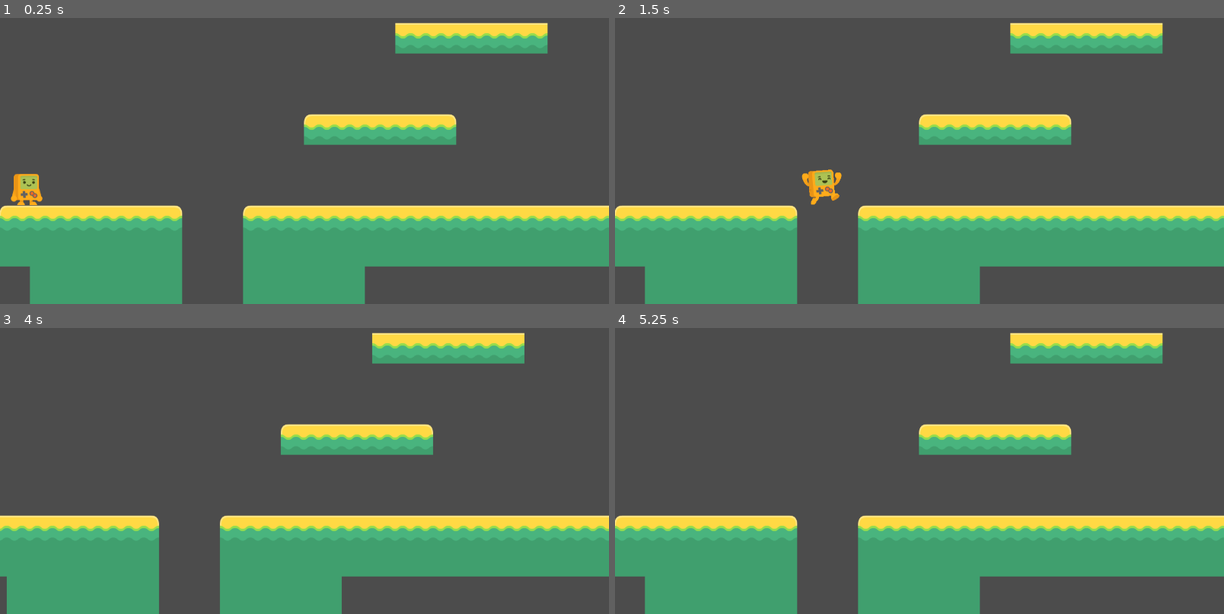
Above: before the commit, frames 1-4 (two rows, left to right).
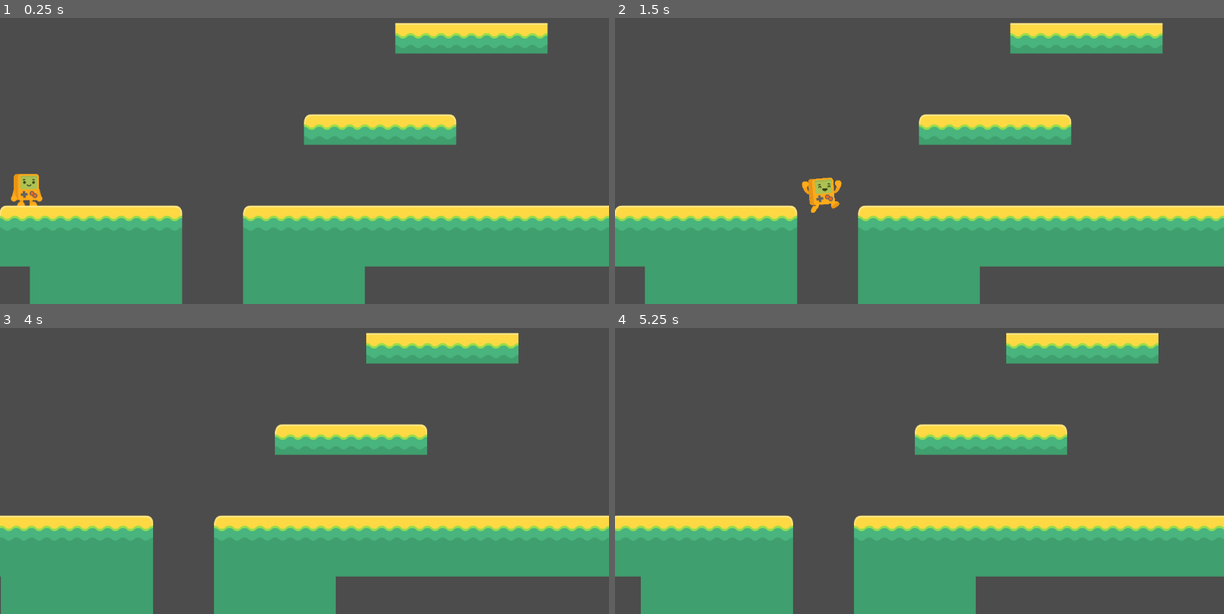
Above: after the commit, the same moments.

Repository: Skoomaki/platformer
Game: Godot game, scene res://Level1.tscn
Same seed, same stepped clock (60 frames per second), same inputs: the game is played once before the commit and once after it. The project has no main scene, so this scene is started directly.
Inputs:
- Up to frame 1 (0.25 s): no input
- Up to frame 2 (1.5 s): tap Enter at 0.5 s; hold D (player_right) from 0.53 s (still down); tap Space (player_jump) at 0.6, 0.77, 1.07, 1.35 s
- Up to frame 3 (4 s): tap Space (player_jump) at 1.52, 1.82, 2, 2.1, 2.85, 3.02, 3.32, 3.5, 3.6, 3.77 s; release D (player_right) at 2.03 s; hold A (player_left) 2.03-2.78 s; tap Enter at 2.75 s; hold D (player_right) from 2.78 s (still down)
- Up to frame 4 (5.25 s): tap Space (player_jump) at 4.07, 4.35, 4.52, 4.82, 5.1 s; release D (player_right) at 4.28 s; hold A (player_left) 4.28-5.03 s; hold D (player_right) from 5.03 s (still down)

The runs differ from the first frame. In frame 1, less than 0.1% of the frame differs, in the area x 2-7%, y 65-66%; in frame 2, 0.5%; in frame 3, 3.5%, in the area x 0-100%, y 1-100%; in frame 4, 2.7%.

Commit message:
refactored slightly and changed gravity

Diff:
--- a/Kelsier.gd
+++ b/Kelsier.gd
@@ -1,11 +1,11 @@
 extends KinematicBody2D
 
 var player_velocity = Vector2(0,-1)
-
+var COUNT_DOUBLE_JUMP = 0
+var EXTRA_JUMP = 1
 const SPEED = 400
 const NORMAL_JUMP_HEIGHT = -700
-const GRAVITY = 37
-var COUNT_DOUBLE_JUMP = 0
+const GRAVITY = 38
 
 func _physics_process(delta):
 	if Input.is_action_pressed("player_right"):
@@ -19,8 +19,8 @@
 	else:
 		$Sprite.play("idle")
 	if not is_on_floor():
-			$Sprite.play("air")
-	if Input.is_action_just_pressed("player_jump") && COUNT_DOUBLE_JUMP < 1:
+		$Sprite.play("air")
+	if Input.is_action_just_pressed("player_jump") && COUNT_DOUBLE_JUMP < EXTRA_JUMP:
 		player_velocity.y = NORMAL_JUMP_HEIGHT
 		COUNT_DOUBLE_JUMP += 1
 
